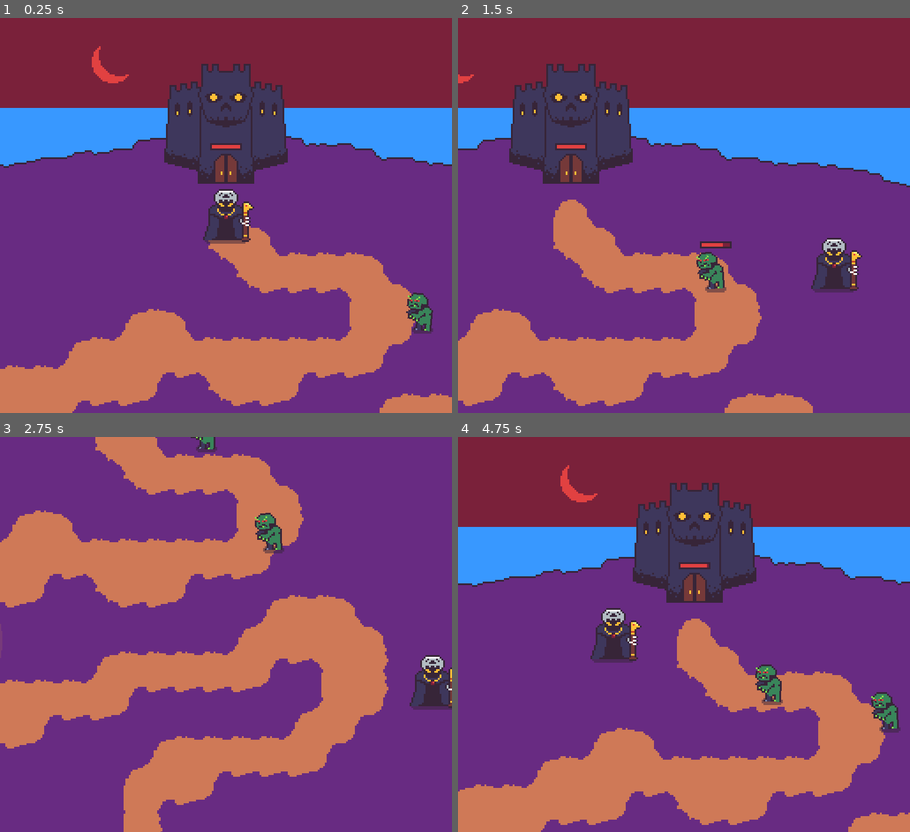
Above: before the commit, frames 1-4 (two rows, left to right).
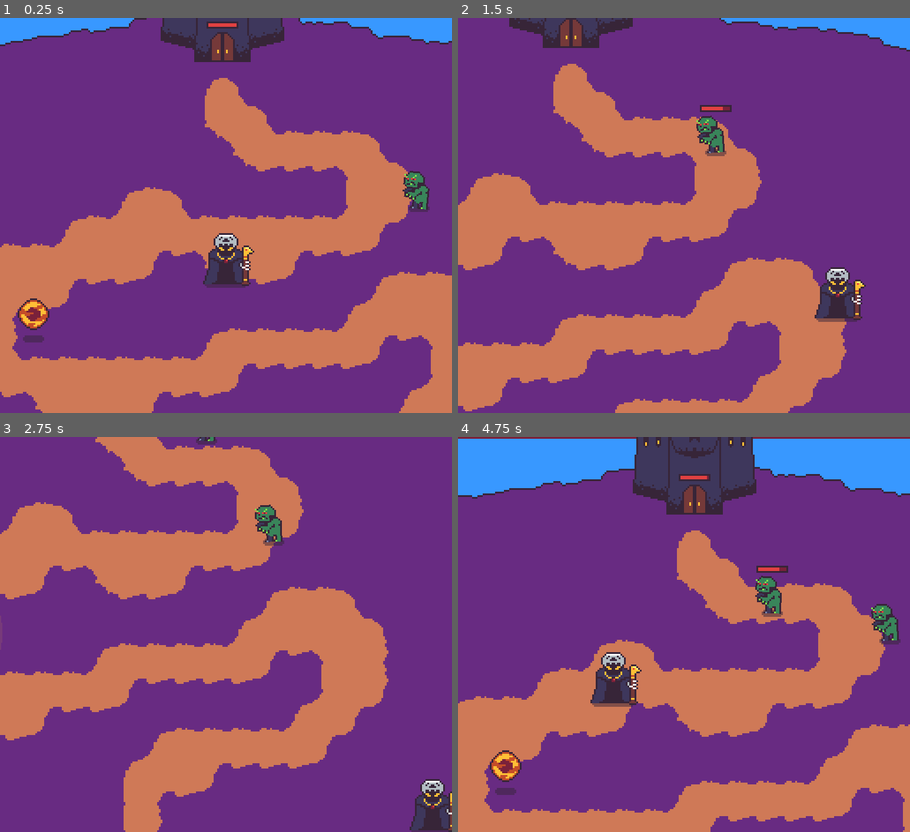
Above: after the commit, the same moments.

Repository: rthurmed/OrbTower
Game: Godot game, scene res://src/Main.tscn
Same seed, same stepped clock (60 frames per second), same inputs: the game is played once before the commit and once after it.
Inputs:
- Up to frame 1 (0.25 s): no input
- Up to frame 2 (1.5 s): hold Right (right) 0.53-1.28 s; hold Down (down) from 1.28 s (still down)
- Up to frame 3 (2.75 s): release Down (down) at 2.03 s; hold Right (right) from 2.03 s (still down)
- Up to frame 4 (4.75 s): release Right (right) at 2.78 s; hold Up (up) 2.78-3.53 s; hold Left (left) from 3.53 s (still down)

The runs differ from the first frame. In frame 1, 63% of the frame differs, in the area x 0-100%, y 0-100%; in frame 2, 62%; in frame 3, 12%; in frame 4, 67%.

Commit message:
Implemented XP Orb

Diff:
--- a/project.godot
+++ b/project.godot
@@ -35,6 +35,10 @@
 config/name="OrbTower"
 run/main_scene="res://src/Main.tscn"
 config/icon="res://icon.png"
+
+[autoload]
+
+Currency="*res://src/game/Currency.gd"
 
 [display]
 
--- a/src/Main.tscn
+++ b/src/Main.tscn
@@ -170,7 +170,7 @@
 position = Vector2( 85, 251 )
 
 [node name="Player" parent="YSort" instance=ExtResource( 5 )]
-position = Vector2( 192, 125 )
+position = Vector2( 194, 219 )
 
 [node name="AutoAttack2" parent="YSort/Player" instance=ExtResource( 9 )]
 position = Vector2( 13, -18 )
--- /dev/null
+++ b/src/game/Currency.gd
@@ -0,0 +1,20 @@
+extends Node
+
+
+var value = 0
+
+signal updated
+
+
+func add(amount):
+	value += amount
+	emit_signal("updated")
+
+
+func remove(amount):
+	value -= amount
+	emit_signal("updated")
+
+
+func has(amount):
+	return value >= amount
--- /dev/null
+++ b/src/game/collectable/XPOrb.gd
@@ -0,0 +1,24 @@
+extends Area2D
+
+
+const VALUE = 1
+
+onready var chase_target = $ChaseTarget
+onready var auto_aim = $AutoAim
+
+
+func _process(delta):
+	if chase_target.target != null:
+		chase_target.advance(delta)
+
+
+func _on_AutoAim_change_target():
+	if auto_aim.target == null: return
+	chase_target.target_path = auto_aim.target.get_path()
+	chase_target.setup()
+
+
+func _on_XPOrb_area_entered(area: Area2D):
+	if area.is_in_group('player'):
+		queue_free()
+		Currency.add(VALUE)
--- /dev/null
+++ b/src/game/collectable/XPOrb.tscn
@@ -0,0 +1,33 @@
+[gd_scene load_steps=7 format=2]
+
+[ext_resource path="res://assets/xp-orb.png" type="Texture" id=1]
+[ext_resource path="res://src/module/AutoAim.tscn" type="PackedScene" id=2]
+[ext_resource path="res://src/module/ChaseTarget.tscn" type="PackedScene" id=3]
+[ext_resource path="res://src/game/collectable/XPOrb.gd" type="Script" id=4]
+
+[sub_resource type="CircleShape2D" id=1]
+radius = 4.0
+
+[sub_resource type="CircleShape2D" id=2]
+radius = 32.0
+
+[node name="XPOrb" type="Area2D"]
+script = ExtResource( 4 )
+
+[node name="Sprite" type="Sprite" parent="."]
+texture = ExtResource( 1 )
+
+[node name="CollisionShape2D" type="CollisionShape2D" parent="."]
+shape = SubResource( 1 )
+
+[node name="ChaseTarget" parent="." instance=ExtResource( 3 )]
+holder_path = NodePath("..")
+
+[node name="AutoAim" parent="." instance=ExtResource( 2 )]
+target_group = "player"
+
+[node name="CollisionShape2D" type="CollisionShape2D" parent="AutoAim"]
+shape = SubResource( 2 )
+
+[connection signal="area_entered" from="." to="." method="_on_XPOrb_area_entered"]
+[connection signal="change_target" from="AutoAim" to="." method="_on_AutoAim_change_target"]
--- a/src/game/player/Player.tscn
+++ b/src/game/player/Player.tscn
@@ -8,7 +8,10 @@
 radius = 2.0
 height = 18.0
 
-[node name="Player" type="KinematicBody2D"]
+[sub_resource type="CapsuleShape2D" id=2]
+height = 6.0
+
+[node name="Player" type="KinematicBody2D" groups=["player"]]
 script = ExtResource( 2 )
 
 [node name="VisualInstance" type="Node2D" parent="."]
@@ -25,3 +28,9 @@
 [node name="CollisionShape2D" type="CollisionShape2D" parent="."]
 rotation = 1.5708
 shape = SubResource( 1 )
+
+[node name="PlayerBody" type="Area2D" parent="." groups=["player"]]
+
+[node name="CollisionShape2D" type="CollisionShape2D" parent="PlayerBody"]
+position = Vector2( 0, -11 )
+shape = SubResource( 2 )
--- a/src/module/AutoAim.gd
+++ b/src/module/AutoAim.gd
@@ -5,16 +5,19 @@
 
 var target: Node2D
 
+signal change_target
+
 
 func set_target(node: Node2D):
 	if target == node: return
 	target = node
 	var _ok = target.connect("tree_exited", self, "_on_Target_tree_exited")
+	emit_signal("change_target")
 
 
 func reload():
-	set_deferred("monitoring", false)
-	set_deferred("monitoring", true)
+	monitoring = false
+	monitoring = true
 
 
 func _on_Target_tree_exited():
@@ -43,4 +46,5 @@
 		target != null and
 		area.name == target.name
 	):
+		target.disconnect("tree_exited", self, "_on_Target_tree_exited")
 		target = null
--- a/src/module/ChaseTarget.gd
+++ b/src/module/ChaseTarget.gd
@@ -23,4 +23,5 @@
 
 
 func _on_Target_tree_exiting():
+	target.disconnect("tree_exiting", self, "_on_Target_tree_exiting")
 	target = null
Binary file changed: assets/xp-orb.png
Not shown: 1 places in src/game/player/Player.tscn that only renumber resources
